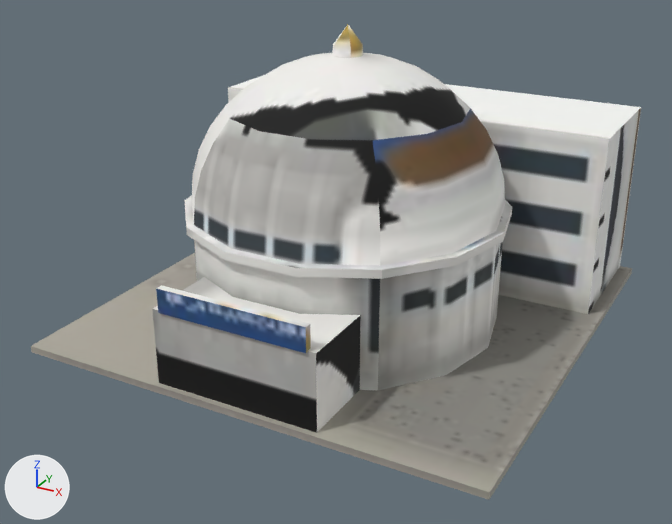
A saved change to the glTF model nostalgia/assets3d/birla_planetarium.glb.
Before and after are seen from a 50 mm lens placed at (50.7, -97.9, 55.1), pointed at (-0.3, -5.2, 8.8). The axes (+X, +Y, +Z) are drawn at lower left. The lights are the same throughout. The first picture is the older version. Vertices at exactly the same position are counted once.

The first picture shows 'birla_planetarium_body'.
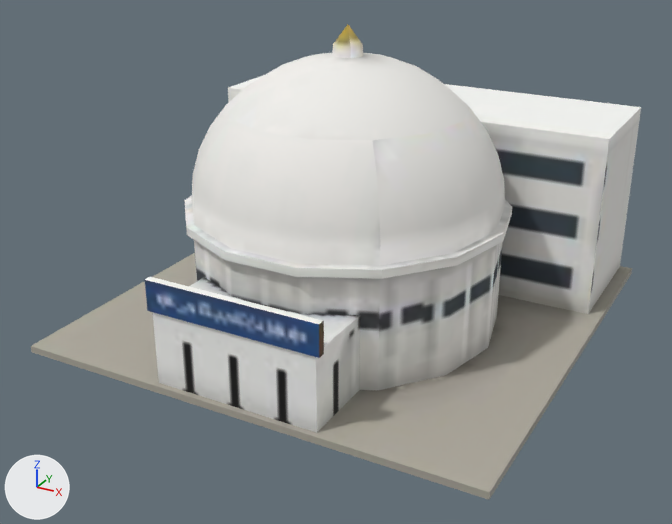
Scene script edits in JSON lines:
```json
{"block": "me_birla_planetarium_body", "where": "me_birla_planetarium_body.from_pydata(...)  # 229 vertices, 390 faces; spans x -29.1..29.1, y -29.1..29.1, z 0.0..37.5"}
{"block": "me_birla_planetarium_body", "where": "# used by ob_birla_planetarium_body; location = (0.0, 0.0, 0.0)"}
{"block": "me_birla_planetarium_body", "change": "me_birla_planetarium_body part 1: the loose piece of 8 vertices spanning x -9.2..9.2, y -28.7..-27.8, z 9.9..12.8 is scaled about its middle by (1.16, 1, 1.28), then moved by (0.0, 0.0, 0.3)"}
{"block": "me_birla_planetarium_body", "change": "me_birla_planetarium_body part 2: texture (UV) coordinates of 390 of 390 faces, centred in x -29.1..29.1, y -29.1..29.1, z 0.3..35.9, changed; they spanned u 0.0..1.0, v 0.0..0.99 and now span u 0.0..1.0, v 0.0..0.99"}
```

Where the change shows, as pixel boxes (x1, y1, x2, y2) in the pictures (672 x 524 px; the box of a moved part takes in the faces that stretch with it):
```json
{"object": "birla_planetarium_body", "change": "reshaped, surface changed", "before": [31, 24, 641, 500], "after": [31, 24, 641, 500], "on screen": "grey to white"}
{"part": 1, "of": "me_birla_planetarium_body", "change": "moved or reshaped", "before": [156, 285, 311, 353], "after": [145, 277, 324, 358]}
{"part": 2, "of": "me_birla_planetarium_body", "change": "surface changed", "before": [65, 24, 641, 483], "after": [65, 24, 641, 483], "on screen": "grey to white"}
```
